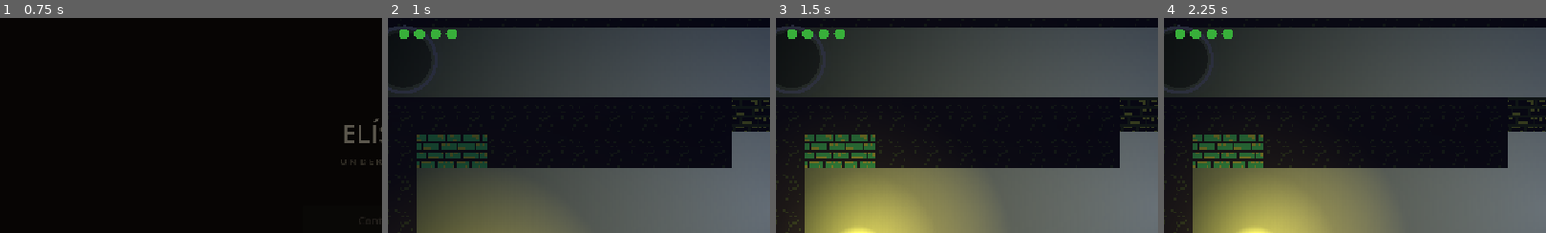
Above: before the commit, frames 1-4 (left to right).
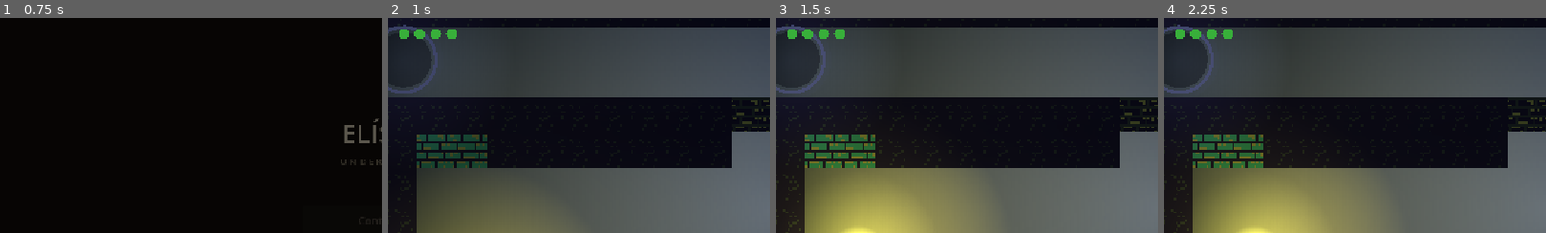
Above: after the commit, the same moments.

Repository: rafaeumesmo/ELLI-game
Game: Godot game, scene res://UI/MainMenu.tscn
The game is run twice, just before and just after one commit, with the same random seed, the same clock (stepped at 60 frames per second) and the same inputs.
Inputs (mouse positions are % of the whole screen's width and height, from its top left):
- Up to frame 1 (0.75 s): click "New game" at 0.5 s
- Up to frame 2 (1 s): no input
- Up to frame 3 (1.5 s): move the mouse to (72, 45) at 1.27 s; hold D (move_right) from 1.28 s (still down); tap Shift (dash) at 1.35 s
- Up to frame 4 (2.25 s): tap Space (jump) at 1.52 s; move the mouse to (30, 55) at 2.02 s; release D (move_right) at 2.03 s; hold A (move_left) from 2.03 s (still down); tap E (interagir) at 2.1 s
The pictures show only the part of the screen within x 0-50%, y 0-50%; the shares and areas given below are measured in that part.

Frame 1 is identical in both runs. In frame 2, 3.6% of the frame differs, in the area x 0-18%, y 3-37%; in frame 3, 5.6%, in the area x 0-21%, y 3-37%; in frame 4, 5.6%.

Commit message:
Adiciona luz própria ao PortalFase
- PointLight2D "Luz" (blend Add, luz_radial.tres) na cor `cor` já usada
  pelo anel/glow -- pulsa junto com a animação existente e apaga
  suavemente no fechamento (mesmo tween do anel/glow/núcleo)
- Novo @export energia_luz pra ajustar a intensidade
- Afeta todas as fases automaticamente por PortalFase.tscn ser
  instanciado em cada mapa

Diff:
--- a/Environment/PortalFase.tscn
+++ b/Environment/PortalFase.tscn
@@ -1,6 +1,7 @@
 [gd_scene format=3 uid="uid://dqvpyfsmsranl"]
 
 [ext_resource type="Script" uid="uid://cn30lt1hflsyc" path="res://Environment/portal_fase.gd" id="1_portal"]
+[ext_resource type="Texture2D" uid="uid://cp0gt2vpdf3vx" path="res://Environment/luz_radial.tres" id="2_luz"]
 
 [sub_resource type="Gradient" id="Gradient_portal"]
 offsets = PackedFloat32Array(0, 0.5, 1)
@@ -12,6 +13,15 @@
 [node name="PortalFase" type="Area2D" unique_id=1422716085]
 collision_layer = 0
 script = ExtResource("1_portal")
+
+[node name="Luz" type="PointLight2D" parent="."]
+texture_filter = 1
+color = Color(0.42, 0.44, 0.6, 1)
+energy = 0.0
+blend_mode = 0
+shadow_enabled = false
+texture = ExtResource("2_luz")
+texture_scale = 0.4
 
 [node name="Particulas" type="CPUParticles2D" parent="." unique_id=807661752]
 texture_filter = 1
--- a/Environment/portal_fase.gd
+++ b/Environment/portal_fase.gd
@@ -6,10 +6,12 @@
 ## montado por código a partir do `raio` e da `cor`.
 
 @export_file("*.tscn") var next_scene: String = ""
-## Cor base do portal (anel e brilho). Puxada pra um tom apagado de propósito.
+## Cor base do portal (anel, brilho e luz que ele projeta no cenário).
 @export var cor: Color = Color(0.42, 0.44, 0.6)
 ## Raio do portal em pixels. A área andável (CollisionShape2D) é independente.
 @export var raio: float = 15.0
+## Energia máxima da luz que o portal projeta (antes da pulsação).
+@export var energia_luz: float = 0.9
 
 var _ativando := false
 var _t := 0.0
@@ -18,10 +20,12 @@
 var _nucleo: Polygon2D
 
 @onready var particulas: CPUParticles2D = $Particulas
+@onready var _luz: PointLight2D = $Luz
 
 func _ready() -> void:
 	body_entered.connect(_on_body_entered)
 	_montar_visual()
+	_luz.color = cor
 
 func _montar_visual() -> void:
 	# Vão escuro translúcido no meio.
@@ -63,6 +67,7 @@
 	var pulso := 1.0 + sin(_t * 1.6) * 0.02
 	_nucleo.scale = Vector2(pulso, pulso)
 	_glow.modulate.a = 0.6 + sin(_t * 1.6) * 0.25
+	_luz.energy = energia_luz * (0.8 + sin(_t * 1.6) * 0.2)
 
 func _on_body_entered(body: Node) -> void:
 	if _ativando or not body.is_in_group("player"):
@@ -82,6 +87,7 @@
 	tw.tween_property(_anel, "modulate:a", 0.0, 0.4)
 	tw.tween_property(_glow, "modulate:a", 0.0, 0.4)
 	tw.tween_property(_nucleo, "scale", Vector2(0.1, 0.1), 0.4)
+	tw.tween_property(_luz, "energy", 0.0, 0.4)
 	tw.set_parallel(false)
 	tw.tween_interval(0.1)
 	tw.tween_callback(_trocar_cena)
